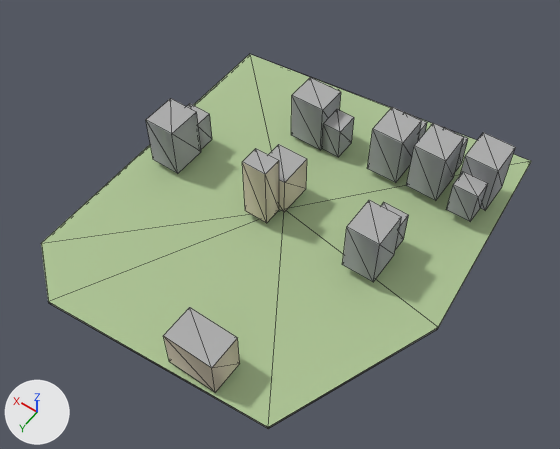
A saved change to the glTF model godot_project/remake/sky/islands/SKY-076.lod2.glb.
Before and after are seen from a 50 mm lens placed at (-136.0, 190.0, 288.0), pointed at (-4.0, 6.0, -2.0). Lighting does not change. The marker at lower left points along +X, +Y and +Z. The older version comes first. Mesh edges are drawn as thin lines.

Objects in the first picture: 'buildings', 'deck', 'rock'.
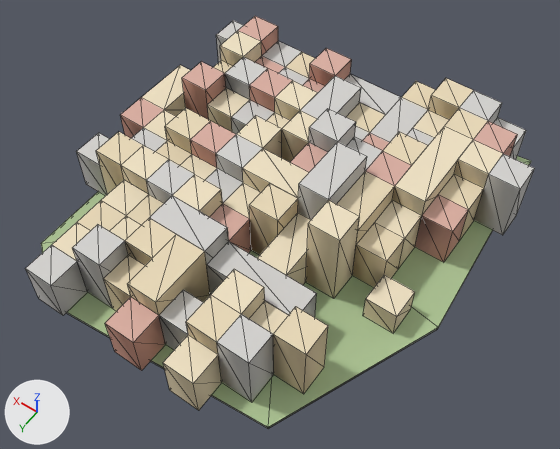
What differs and where, as boxes [x1, y1, x2, y2] in the pictures (560 x 449 px):
'warren_hull', added: after [25, 16, 535, 410]
'buildings', deleted: before [146, 77, 516, 393]
'deck', unchanged, covered by the edit: before [41, 54, 531, 427]; after [41, 156, 531, 427]

The change, as a list of edits to the scene's bpy script:
```text
Add me_warren_hull:
    me_warren_hull.from_pydata(...)  # 364 vertices, 890 faces; spans x -93.0..87.0, y -93.0..102.0, z 0.0..42.0
    me_warren_hull.materials.append(mat_sky_lod_bldg)
Remove ob_buildings:
    ob_buildings = bpy.data.objects.new('buildings', me_buildings)
    ob_buildings.location = (0.0, 0.0, 0.0)
Add ob_warren_hull:
    ob_warren_hull = bpy.data.objects.new('warren_hull', me_warren_hull)
    ob_warren_hull.location = (0.0, 0.0, 0.0)
```
